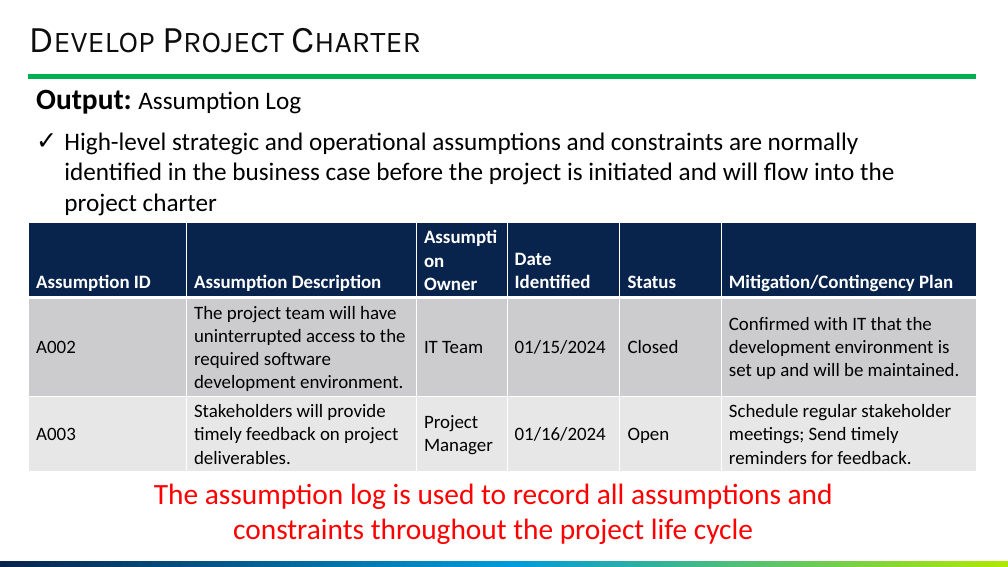
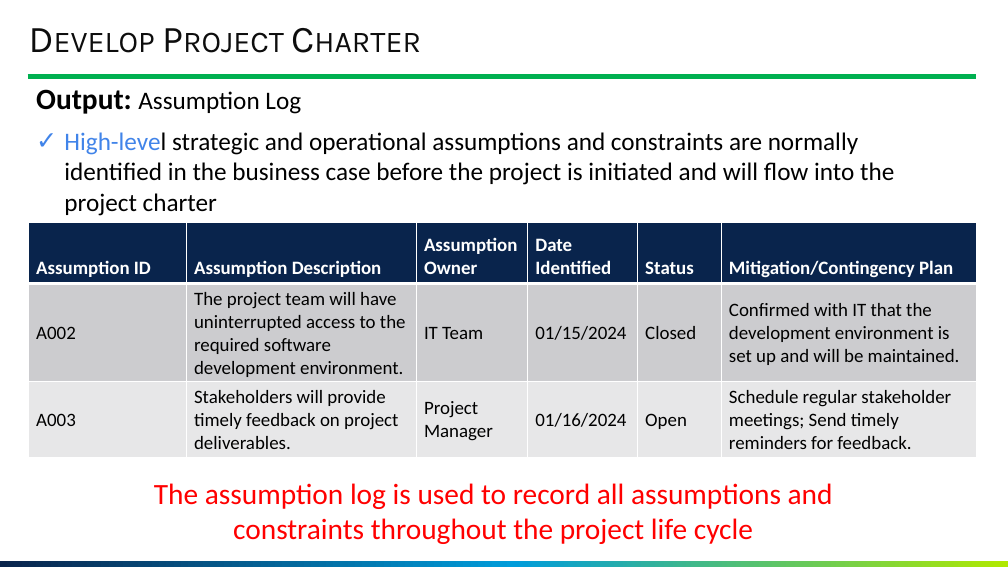
Before and after one commit to GoonerMAK/SWE_4803_Software_Project_Management, a slide deck: slide 20 of SWE 4803_Lec4.pptm. Drawn at 1008x567 pixels with LibreOffice and Linux fonts; fonts in the diff are those of the drawing; background and template pictures are left out. Boxes give left, top, right and bottom in pixels: in the first picture for what was removed or moved away, otherwise in the second. Text is boxed around its words. In the diff, an @@ line names an element or a change of style, - is before the commit and + after.

```diff
--- a/SWE 4803_Lec4.pptm
+++ b/SWE 4803_Lec4.pptm
@@ text "High-level strategic and operational assumptions ..." at [64,132,894,216]: text colour #000000 to #4184E8 in "High-level" @@
@@ table: place and size @@
-table at [29,222,976,472]
+table at [29,222,976,457]
```
Also in this commit, not shown: 16 other slides changed, 1 slide added, 1 other file.
